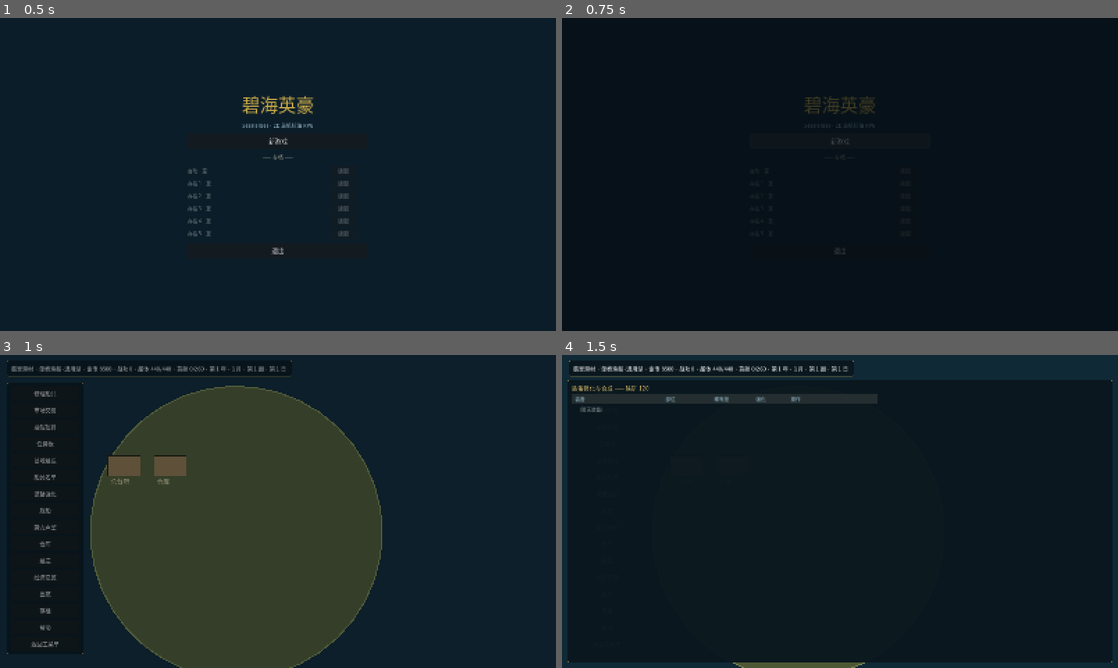
Above: before the commit, frames 1-4 (two rows, left to right).
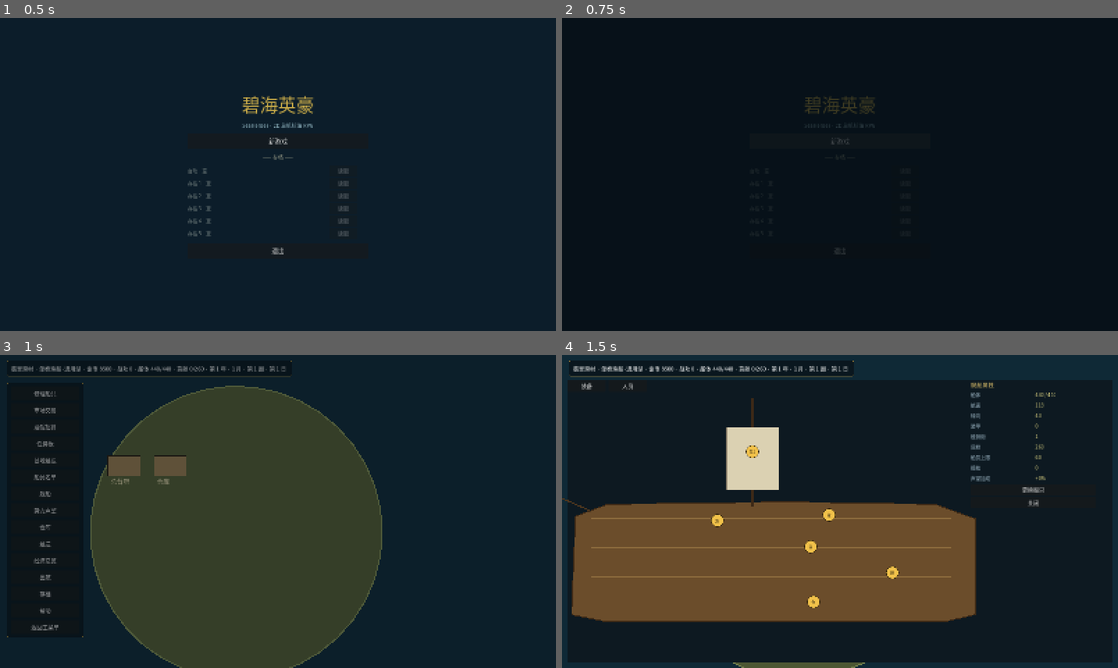
Above: after the commit, the same moments.

Repository: lucifermbbgh/OceanHero
Game: Godot game, scene res://scenes/main.tscn
Same seed, same stepped clock (60 frames per second), same inputs: the game is played once before the commit and once after it.
Inputs (mouse positions are in pixels of both pictures, inside the frame that each line leads up to):
- Up to frame 1 (0.5 s): no input
- Up to frame 2 (0.75 s): click "新游戏" at 0.5 s
- Up to frame 3 (1 s): no input
- Up to frame 4 (1.5 s): click (606, 492) at 1.25 s, where only the run before the commit has a clickable "装备强化"

Frames 1-2 are identical in both runs. In frame 3, 0.4% of the frame differs, in the area x 1-15%, y 43-96%; in frame 4, 30%, in the area x 0-99%, y 8-99%.

Commit message:
refactor(1.4.13): 清理旧装备强化/合成/改装，统一为模块强化
- 删除 gear_level/gear_upgrade/gear_combine/ship_mods 实现
- 旧接口保留兼容层，全部转发到模块强化
- 侧栏移除「装备强化」「船只改装」，旧入口跳转舰船面板
- 修复 reset_new_game 未清空模块等级/模块船员
- 版本号 1.4.13；单元 66 + 集成 1002 全绿

Diff:
--- a/project.godot
+++ b/project.godot
@@ -15,7 +15,7 @@
 run/main_scene="res://scenes/main.tscn"
 config/features=PackedStringArray("4.7", "GL Compatibility")
 config/icon="res://icon.svg"
-config/version="1.4.12"
+config/version="1.4.13"
 [autoload]
 
 EventBus="*res://scripts/core/event_bus.gd"
--- a/scripts/base/base_scene.gd
+++ b/scripts/base/base_scene.gd
@@ -143,7 +143,6 @@
 		_action_button(vb, "声望与战功", _toggle_rep)
 
 	_action_button(vb, "船员名单", _toggle_crew_panel)
-	_action_button(vb, "装备强化", _toggle_gear)
 	_action_button(vb, "舰船", _toggle_ship)
 	_action_button(vb, "势力声望", _toggle_factions)
 	_action_button(vb, "仓库", _toggle_store)
@@ -2098,6 +2097,11 @@
 		row.add_child(_cell_box(str(int(c.stat)), 120))
 
 func _toggle_gear() -> void:
+	_log("装备强化已并入「舰船」面板的模块强化")
+	_toggle_ship()
+	return
+
+func _gear_panel_legacy() -> void:
 	if gear_root.visible:
 		gear_root.visible = false
 		return
@@ -2165,6 +2169,11 @@
 		_log(String(r.get("reason", "合成失败")))
 
 func _toggle_mod() -> void:
+	_log("船只改装已并入「舰船」面板的模块强化")
+	_toggle_ship()
+	return
+
+func _mod_panel_legacy() -> void:
 	if mod_root.visible:
 		mod_root.visible = false
 		return
--- a/scripts/core/game_state.gd
+++ b/scripts/core/game_state.gd
@@ -112,22 +112,6 @@
 		st["reload_bonus"] = float(st.get("reload_bonus", 0.0)) + 0.02 * float(rank_sum)
 		st["accuracy_bonus"] = float(st.get("accuracy_bonus", 0.0)) + 0.01 * float(rank_sum)
 		st["boarding"] = int(st.get("boarding", 0)) + rank_sum
-	# 2) 装备强化：每级 +1% 航速/转向、+2 装甲
-	var up_sum := 0
-	for slot_id in equipped.keys():
-		up_sum += gear_level_of(StringName(String(equipped[slot_id])))
-	if up_sum > 0:
-		st["base_speed_px"] = float(st.get("base_speed_px", 0.0)) * (1.0 + 0.01 * float(up_sum))
-		st["turn_rate"] = float(st.get("turn_rate", 0.0)) * (1.0 + 0.01 * float(up_sum))
-		st["armor"] = int(st.get("armor", 0)) + 2 * up_sum
-	# 3) 火炮位改装：每级 +2 门
-	var gun_add := ship_cannon_bonus()
-	if gun_add > 0:
-		st["guns_per_side"] = int(st.get("guns_per_side", 1)) + gun_add
-	# 4) 帆具改装：每级 +6% 航速
-	var sail_add := ship_sail_bonus()
-	if sail_add > 0.0:
-		st["base_speed_px"] = float(st.get("base_speed_px", 0.0)) * (1.0 + sail_add)
 	# ---- 1.4.2：模块等级接入（stats 契约不变） ----
 	var tier_now := int(ship_def().get("tier")) if ship_def() != null else 1
 	var lv_speed := 0
@@ -1900,44 +1884,6 @@
 	var used := TimeService.total_weeks() - int(rec.get("start", 0))
 	return "升级中 %d/%d 周 → Lv%d" % [used, int(rec.get("weeks", 2)), int(rec.get("target", 1))]
 
-# ---------------- 船只改装（1.1） ----------------
-
-## 改装记录：{cannon_slots: int, sail_tier: int}
-var ship_mods: Dictionary = {"cannon_slots": 0, "sail_tier": 0}
-
-const MOD_CANNON_COST := [0, 8000, 20000]
-const MOD_SAIL_COST := [0, 6000, 15000]
-
-func ship_cannon_bonus() -> int:
-	return int(ship_mods.get("cannon_slots", 0)) * 2
-
-func ship_sail_bonus() -> float:
-	return float(ship_mods.get("sail_tier", 0)) * 0.06
-
-## 改装火炮位（提升可装炮数与射速）
-func mod_cannon() -> Dictionary:
-	var lv := int(ship_mods.get("cannon_slots", 0))
-	if lv >= 2:
-		return {"ok": false, "reason": "火炮位已满"}
-	var cost := int(MOD_CANNON_COST[lv + 1])
-	if gold < cost:
-		return {"ok": false, "reason": "金币不足，需要 %d" % cost}
-	add_gold(-cost)
-	ship_mods["cannon_slots"] = lv + 1
-	return {"ok": true, "level": lv + 1, "cost": cost}
-
-## 改装帆具（提升航速）
-func mod_sail() -> Dictionary:
-	var lv := int(ship_mods.get("sail_tier", 0))
-	if lv >= 2:
-		return {"ok": false, "reason": "帆具已满"}
-	var cost := int(MOD_SAIL_COST[lv + 1])
-	if gold < cost:
-		return {"ok": false, "reason": "金币不足，需要 %d" % cost}
-	add_gold(-cost)
-	ship_mods["sail_tier"] = lv + 1
-	return {"ok": true, "level": lv + 1, "cost": cost}
-
 # ---------------- 船员职级与装备强化（1.1） ----------------
 
 const CREW_RANKS := ["水手", "舵手", "炮长", "大副"]
@@ -1967,48 +1913,40 @@
 ## 装备强化：消耗金币与材料，属性按强化等级提升
 const GEAR_UPGRADE_COST := {1: 2000, 2: 5000, 3: 12000}
 const GEAR_UPGRADE_MAT := {1: 2, 2: 4, 3: 8}
-var gear_level: Dictionary = {}
+# ---------------- 旧接口兼容层（1.4.13，全部转发到模块强化） ----------------
+
+var ship_mods: Dictionary = {}   # 仅兼容旧存档/旧测试，不再参与计算
+var gear_level: Dictionary = {}  # 同上
+
+func ship_sail_bonus() -> float:
+	return 0.0
+
+func ship_cannon_bonus() -> int:
+	return 0
+
+func mod_sail() -> Dictionary:
+	return upgrade_module("sails", 0)
+
+func mod_cannon() -> Dictionary:
+	return upgrade_module("gundeck", 0)
 
 func gear_level_of(gid: StringName) -> int:
-	return int(gear_level.get(String(gid), 0))
+	var g: Resource = DataRegistry.get_gear(gid)
+	if g == null:
+		return 0
+	return module_level(module_for_gear_slot(g.slot), 0)
 
 func gear_upgrade(gid: StringName) -> Dictionary:
-	var lv := gear_level_of(gid)
-	if lv >= 3:
-		return {"ok": false, "reason": "已达最高强化等级"}
-	var cost := int(GEAR_UPGRADE_COST.get(lv + 1, 99999))
-	var mat_n := int(GEAR_UPGRADE_MAT.get(lv + 1, 99))
-	if gold < cost:
-		return {"ok": false, "reason": "金币不足，需要 %d" % cost}
-	if int(warehouse.get(&"iron_ore", 0)) < mat_n:
-		return {"ok": false, "reason": "铁矿不足，需要 %d" % mat_n}
-	add_gold(-cost)
-	warehouse[&"iron_ore"] = int(warehouse.get(&"iron_ore", 0)) - mat_n
-	gear_level[String(gid)] = lv + 1
-	return {"ok": true, "level": lv + 1, "cost": cost}
-
-## 装备合成：同部位三件同级合成一件高一级
-func gear_combine(slot: StringName, rarity: int) -> Dictionary:
-	var candidates: Array = []
-	for g in gear_owned:
-		var gd: Resource = DataRegistry.get_gear(g)
-		if gd != null and String(gd.slot) == String(slot) and int(gd.rarity) == rarity:
-			candidates.append(g)
-	if candidates.size() < 3:
-		return {"ok": false, "reason": "同部位同稀有度装备不足 3 件"}
-	for i in range(3):
-		gear_owned.erase(candidates[i])
-	var pool: Array = []
-	for k in DataRegistry.gear.keys():
-		var gd2: Resource = DataRegistry.gear[k]
-		if gd2 != null and String(gd2.slot) == String(slot) and int(gd2.rarity) == rarity + 1:
-			pool.append(k)
-	if pool.is_empty():
-		gear_owned.append(candidates[0])
-		return {"ok": false, "reason": "没有更高一级的同类装备"}
-	var new_id: StringName = pool[RngService.randi_range(0, pool.size() - 1)]
-	gear_owned.append(new_id)
-	return {"ok": true, "new_id": new_id}
+	var g: Resource = DataRegistry.get_gear(gid)
+	if g == null:
+		return {"ok": false, "reason": "装备不存在"}
+	var mid := module_for_gear_slot(g.slot)
+	if mid == "":
+		return {"ok": false, "reason": "该装备无对应模块"}
+	return upgrade_module(mid, 0)
+
+func gear_combine(_slot: StringName, _rarity: int) -> Dictionary:
+	return {"ok": false, "reason": "装备合成已移除，请强化模块"}
 
 # ---------------- 数据校验（1.2.9） ----------------
 
@@ -3199,9 +3137,7 @@
 		"crew_xp": crew_xp.duplicate(),
 		"nation_rep": nation_rep.duplicate(),
 		"faction_rep": faction_rep.duplicate(),
-		"ship_mods": ship_mods.duplicate(),
 		"building_upgrades": building_upgrades.duplicate(true),
-		"gear_level": gear_level.duplicate(),
 		"build_submitted": build_submitted.duplicate(true),
 		"bank": {"deposit": bank_deposit, "loans": loans.duplicate(true)},
 		"market": {"drift": price_drift.duplicate(), "events": market_events.duplicate(true),
@@ -3329,6 +3265,10 @@
 		})
 	faction_rep.clear()
 	_init_faction_rep()
+	ship_module_levels.clear()
+	var smlv: Dictionary = d.get("module_levels", {})
+	for mlk in smlv.keys():
+		ship_module_levels[String(mlk)] = int(smlv[mlk])
 	var frep: Dictionary = d.get("faction_rep", {})
 	for fk in frep.keys():
 		faction_rep[String(fk)] = int(frep[fk])
@@ -3338,6 +3278,7 @@
 	for nk in nrep.keys():
 		nation_rep[String(nk)] = int(nrep[nk])
 	module_crew.clear()
+	ship_module_levels.clear()
 	crew_xp.clear()
 	var cxp: Dictionary = d.get("crew_xp", {})
 	for k0 in cxp.keys():
@@ -3346,14 +3287,6 @@
 	var bu: Dictionary = d.get("building_upgrades", {})
 	for kb in bu.keys():
 		building_upgrades[StringName(kb)] = bu[kb]
-	ship_mods = {"cannon_slots": 0, "sail_tier": 0}
-	var sm: Dictionary = d.get("ship_mods", {})
-	for k3 in sm.keys():
-		ship_mods[String(k3)] = int(sm[k3])
-	gear_level.clear()
-	var glv: Dictionary = d.get("gear_level", {})
-	for k1 in glv.keys():
-		gear_level[String(k1)] = int(glv[k1])
 	build_submitted.clear()
 	var bsub: Dictionary = d.get("build_submitted", {})
 	for k2 in bsub.keys():
@@ -3513,6 +3446,8 @@
 	return out
 
 func reset_new_game() -> void:
+	ship_module_levels.clear()
+	module_crew.clear()
 	gold = START_GOLD
 	nation_rep.clear()
 	_init_nation_rep()
--- a/tests/integration/run.gd
+++ b/tests/integration/run.gd
@@ -1638,26 +1638,18 @@
 	var base_guns := int(base_stats.get("guns_per_side", 0))
 	var base_armor := int(base_stats.get("armor", 0))
 	var base_speed := float(base_stats.get("base_speed_px", 0.0))
-	# 火炮位改装生效
+	# 模块强化生效（原改装/装备强化已合并）
 	GameState.add_gold(100000)
-	_ok(bool(GameState.mod_cannon().get("ok", false)), "改装火炮位")
+	GameState.warehouse[&"timber"] = 9999
+	GameState.warehouse[&"iron"] = 9999
+	_ok(bool(GameState.upgrade_module("gundeck", 0).get("ok", false)), "强化炮门模块")
 	var st1: Dictionary = GameState.stats()
-	_ok(int(st1.get("guns_per_side", 0)) == base_guns + 2, "火炮位 +2 生效",
+	_ok(int(st1.get("guns_per_side", 0)) == base_guns + 1, "炮门强化 +1 门",
 		"%d → %d" % [base_guns, int(st1.get("guns_per_side", 0))])
-	# 帆具改装生效
-	_ok(bool(GameState.mod_sail().get("ok", false)), "改装帆具")
+	_ok(bool(GameState.upgrade_module("sails", 0).get("ok", false)), "强化风帆模块")
 	var st2: Dictionary = GameState.stats()
-	_ok(float(st2.get("base_speed_px", 0.0)) > base_speed, "帆具提升航速生效",
+	_ok(float(st2.get("base_speed_px", 0.0)) > base_speed, "风帆强化提升航速",
 		"%.1f → %.1f" % [base_speed, float(st2.get("base_speed_px", 0.0))])
-	# 装备强化生效（需要装备与铁矿）
-	if not GameState.gear_owned.is_empty():
-		var gid: StringName = GameState.gear_owned[0]
-		GameState.warehouse[&"iron_ore"] = 20
-		var armor_before := int(GameState.stats().get("armor", 0))
-		if bool(GameState.gear_upgrade(gid).get("ok", false)):
-			var armor_after := int(GameState.stats().get("armor", 0))
-			_ok(armor_after >= armor_before, "装备强化提升装甲/属性",
-				"%d → %d" % [armor_before, armor_after])
 	# 船员职级生效
 	GameState.crew_roster.clear()
 	var c = load("res://scripts/systems/crew_factory.gd").generate(1, &"standard")
@@ -1951,9 +1943,9 @@
 	var legacy := {"player": {"gold": 1234, "level": 2}}
 	GameState.from_dict(legacy)
 	_ok(GameState.gold == 1234, "旧档金币可读", str(GameState.gold))
-	_ok(GameState.ship_mods.get("sail_tier", -1) == 0, "缺 ship_mods 时补默认值")
+	_ok(GameState.ship_module_levels.is_empty(), "缺模块等级时为空")
 	_ok(GameState.building_upgrades.is_empty(), "缺 building_upgrades 时为空")
-	_ok(GameState.gear_level.is_empty(), "缺 gear_level 时为空")
+	_ok(GameState.module_crew.is_empty(), "缺模块船员时为空")
 
 	# 新商品在港口有初始库存
 	GameState.reset_new_game()
@@ -2014,12 +2006,12 @@
 	await _frames(1)
 	s._toggle_gear()
 	await _frames(1)
-	_ok(s.gear_root.visible, "装备面板可打开")
+	_ok(s.ship_root.visible, "装备强化入口跳转舰船面板")
 	s._close_all_panels()
+	await _frames(1)
 	s._toggle_mod()
 	await _frames(1)
-	_ok(s.mod_root.visible, "改装面板可打开")
-	_ok(s.mod_list.get_child_count() > 1, "改装面板有内容", str(s.mod_list.get_child_count()))
+	_ok(s.ship_root.visible, "改装入口跳转舰船面板")
 	s._close_all_panels()
 	await _frames(1)
 
@@ -2105,36 +2097,21 @@
 	GameState.crew_xp[&"c1"] = 700
 	_ok(GameState.crew_rank_name(&"c1") == "大副", "700 经验升大副")
 
-	# 装备强化
+	# 模块强化（原装备强化与改装合并）
 	GameState.reset_new_game()
 	GameState.add_gold(50000)
-	GameState.warehouse.clear()
-	GameState.warehouse[&"iron_ore"] = 10
-	var gid: StringName = &"nonexistent_gear"
-	_ok(GameState.gear_level_of(gid) == 0, "初始强化 0 级")
-	var gup: Dictionary = GameState.gear_upgrade(gid)
-	_ok(bool(gup.get("ok", false)), "可以强化", str(gup))
-	_ok(GameState.gear_level_of(gid) == 1, "强化到 1 级")
-	_ok(int(GameState.warehouse.get(&"iron_ore", 0)) == 8, "消耗 2 铁矿",
-		str(GameState.warehouse.get(&"iron_ore", 0)))
+	GameState.warehouse[&"timber"] = 999
+	GameState.warehouse[&"iron"] = 999
+	_ok(GameState.module_level("gundeck", 0) == 0, "初始模块 0 级")
+	var gup: Dictionary = GameState.upgrade_module("gundeck", 0)
+	_ok(bool(gup.get("ok", false)), "可以强化模块", str(gup))
+	_ok(GameState.module_level("gundeck", 0) == 1, "强化到 1 级")
+	_ok(int(GameState.warehouse.get(&"iron", 0)) < 999, "强化消耗铁矿")
 	GameState.add_gold(-GameState.gold)
-	var poor: Dictionary = GameState.gear_upgrade(gid)
+	var poor: Dictionary = GameState.upgrade_module("gundeck", 1)
 	_ok(not bool(poor.get("ok", true)), "金币不足时拒绝")
-
-	# 船只改装
-	GameState.reset_new_game()
-	GameState.add_gold(60000)
-	_ok(GameState.ship_sail_bonus() == 0.0, "初始无帆具加成")
-	var m1: Dictionary = GameState.mod_sail()
-	_ok(bool(m1.get("ok", false)), "可以改装帆具")
-	_ok(is_equal_approx(GameState.ship_sail_bonus(), 0.06), "一级帆具 +6% 航速",
-		str(GameState.ship_sail_bonus()))
-	var m2: Dictionary = GameState.mod_cannon()
-	_ok(bool(m2.get("ok", false)), "可以改装火炮位")
-	_ok(GameState.ship_cannon_bonus() == 2, "一级火炮位 +2")
-	GameState.mod_sail()
-	var m3: Dictionary = GameState.mod_sail()
-	_ok(not bool(m3.get("ok", true)), "帆具最多两级")
+	# 合成已移除
+	_ok(not bool(GameState.gear_combine(&"sail", 0).get("ok", true)), "装备合成已移除")
 
 	# 任务类型扩展
 	GameState.reset_new_game()
Not shown, added: docs/版本文档/1.4.13-升级说明.md
Not shown, changed: docs/版本文档/版本规划.md
